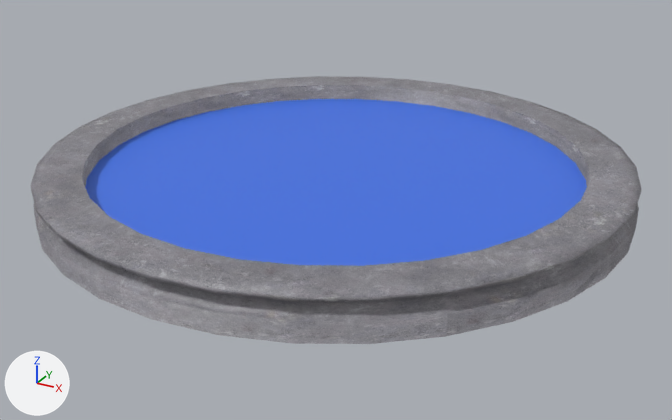
The Blender file BaseFramework 3D/Asset/Blender/warpGate/WarpGateblend.blend, before and after one commit.
One viewpoint serves both versions: a camera (50 mm lens) standing at (5.4, -9.93, 4.64) and looking at (0.11, -0.3, -0.17). The lights are fixed; the arrows at lower left show +X, +Y and +Z. The picture after the commit comes second.

Objects in the first picture: 'Pool'.
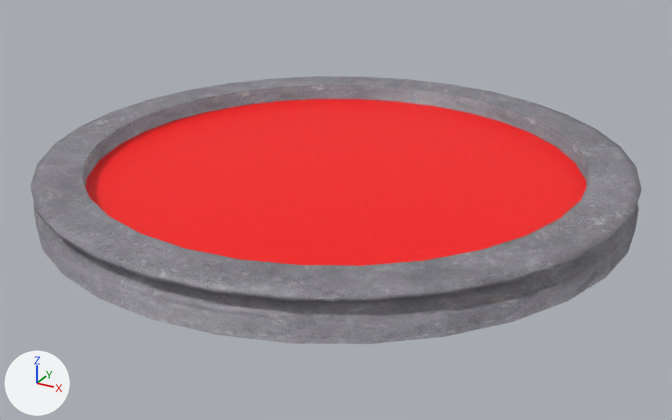
Boxes (x1, y1, x2, y2) around the edits, measured in the pictures (672 x 420 px):
'Pool', recoloured (blue to red): (81, 94, 590, 269) in both

Diff of the bpy script that builds the scene:
```diff
--- a/BaseFramework 3D/Asset/Blender/warpGate/WarpGateblend.blend.py
+++ b/BaseFramework 3D/Asset/Blender/warpGate/WarpGateblend.blend.py
@@ mat_water @@
 mat_water = principled_material('Water')
-mat_water.base_color = (0.0533, 0.172, 0.8)  # blue #4173e7
+mat_water.base_color = (1.0, 0.0, 0.0)  # red #ff0000
```
